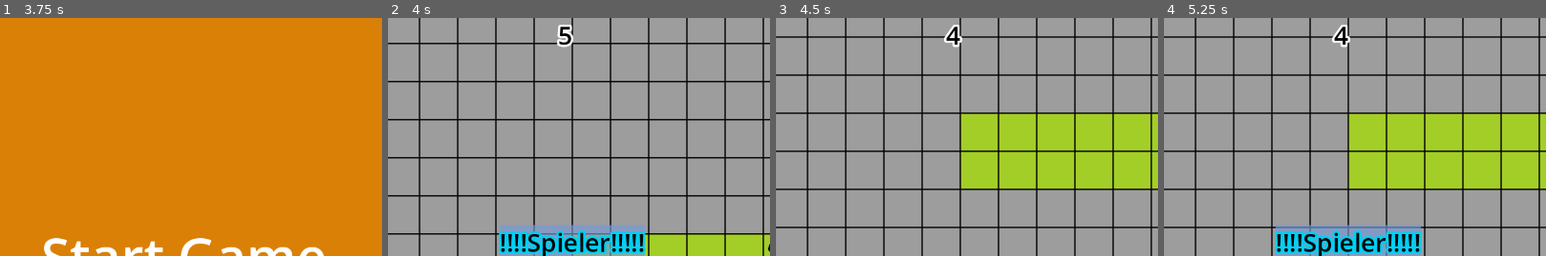
Above: before the commit, frames 1-4 (left to right).
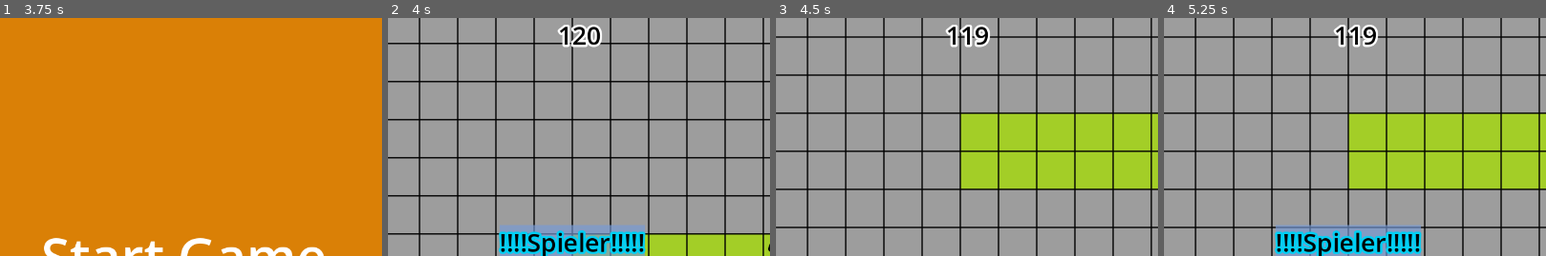
Above: after the commit, the same moments.

Repository: NIK-98/Paint_The_Ground
Game: Godot game, scene res://sceens/level.tscn
The game is run twice, just before and just after one commit, with the same random seed, the same clock (stepped at 60 frames per second) and the same inputs. This scene is started directly instead of the project's main scene.
Inputs (mouse positions are % of the whole screen's width and height, from its top left):
- Up to frame 1 (3.75 s): click (50, 5) at 0.52 s; type "Alex" at 0.6 s; click "Start Game" at 1.25 s; click "Start Game" at 2 s; click "Bestätiegen" at 2.75 s; tap Enter at 3.5 s; move the mouse to (72, 45) at 3.52 s; hold D (right) from 3.53 s (still down); hold Tab (Info) from 3.53 s (still down); click (72, 45) at 3.67 s
- Up to frame 2 (4 s): keep holding D (right); keep holding Tab (Info)
- Up to frame 3 (4.5 s): move the mouse to (30, 55) at 4.27 s; release D (right) at 4.28 s; release Tab (Info) at 4.28 s; hold S (down) from 4.28 s (still down); tap Tab (Info) at 4.35 s
- Up to frame 4 (5.25 s): tap Space at 5 s; move the mouse to (60, 28) at 5.02 s; release S (down) at 5.03 s; hold D (right) from 5.03 s (still down); hold Tab (Info) from 5.03 s (still down)
The pictures show only the part of the screen within x 26-76%, y 0-50%; the shares and areas given below are measured in that part.

Frame 1 is identical in both runs. In frame 2, 0.9% of the frame differs, in the area x 44-56%, y 2-13%; in frame 3, 0.8%; in frame 4, 0.8%.

Commit message:
kleinere bugfixes und timmer wieder resetet

Diff:
--- a/sceens/level.tscn
+++ b/sceens/level.tscn
@@ -344,7 +344,7 @@
 [node name="Scoreboard" parent="." instance=ExtResource("17_4co2s")]
 
 [node name="Timer" type="Timer" parent="." groups=["timer"]]
-wait_time = 5.0
+wait_time = 120.0
 
 [node name="Timerende" type="Timer" parent="."]
 wait_time = 3.0
--- a/scripts/level.gd
+++ b/scripts/level.gd
@@ -195,6 +195,7 @@
 	$Timer.stop()
 	$Timerbomb.stop()
 	Time_out = false
+	$loby.visible = true
 	$Werten.visible = false
 	$CanvasLayer/Time.visible = false
 	$CanvasLayer/Bomb_time.visible = false
--- a/scripts/ui.gd
+++ b/scripts/ui.gd
@@ -120,7 +120,8 @@
 func start_game():
 	if multiplayer.is_server():
 		change_level(preload("res://sceens/level.tscn"))
-	visible = false
+	if get_parent().get_node("Level/level").get_child_count() > 0:
+		visible = false
 
 
 func change_level(scene: PackedScene):
